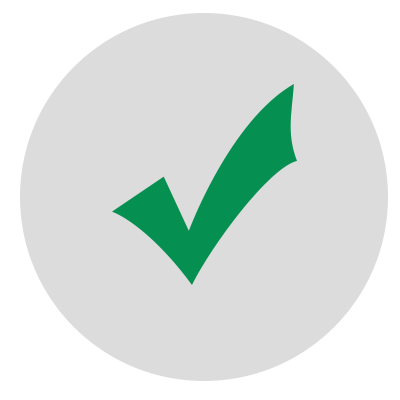
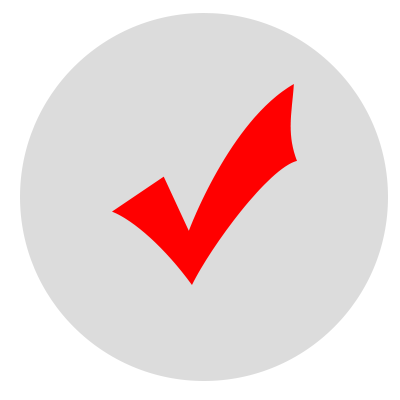
Revision of a layered 400 x 400 image; what changed, layer by layer:
painted on "Фігура 1" over (x1=112, y1=84, x2=297, y2=285)
